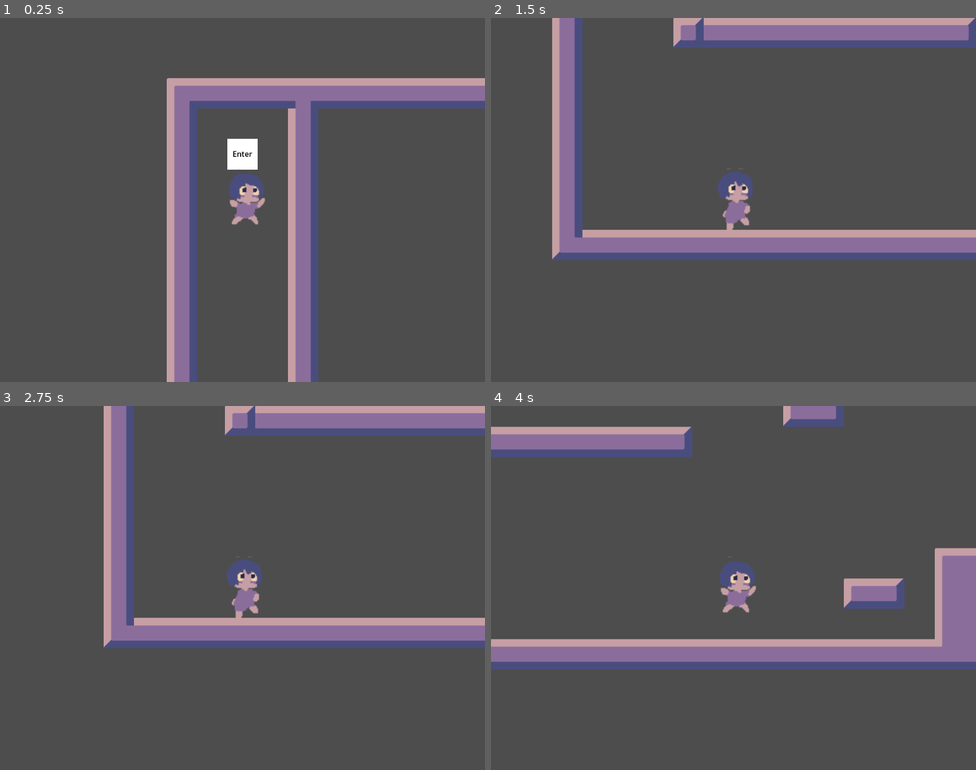
Above: before the commit, frames 1-4 (two rows, left to right).
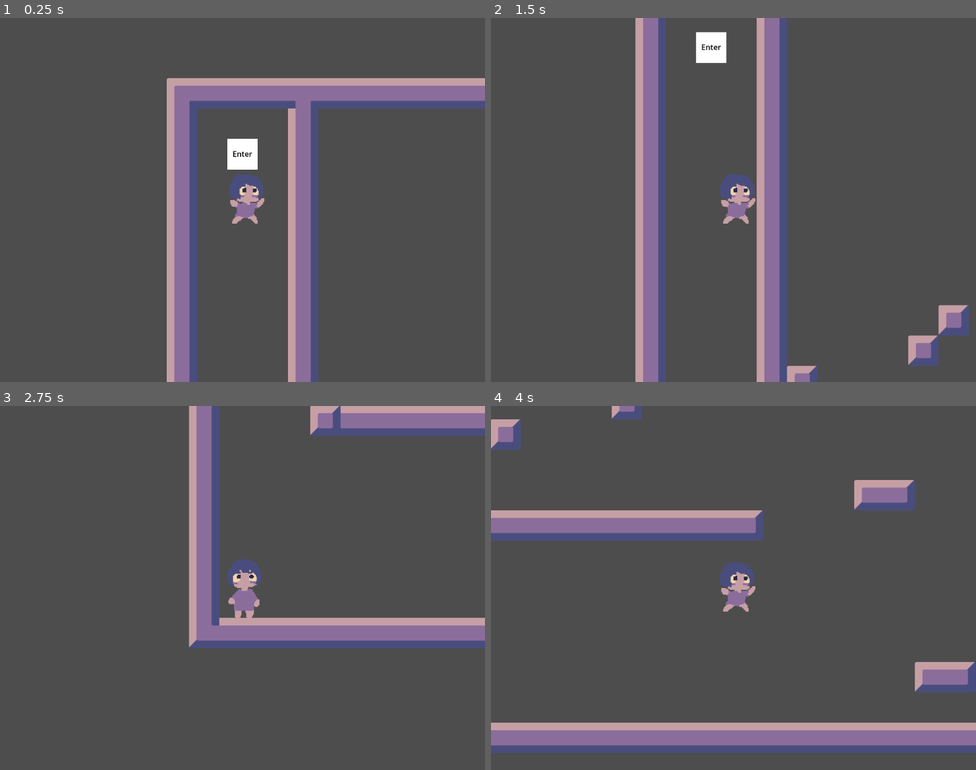
Above: after the commit, the same moments.

Repository: 3k2ng/mj160
Game: Godot game, scene res://scenes/demo.tscn
Two runs of this game, one before a commit and one after it. Both use one fixed random seed, a clock stepped at 60 frames per second and the inputs below.
Inputs:
- Up to frame 1 (0.25 s): no input
- Up to frame 2 (1.5 s): tap Enter (ui_accept) at 0.5, 0.77 s; hold Right (ui_right) from 0.53 s (still down)
- Up to frame 3 (2.75 s): tap Enter (ui_accept) at 1.52 s; release Right (ui_right) at 2.03 s; hold Left (ui_left) from 2.03 s (still down)
- Up to frame 4 (4 s): release Left (ui_left) at 2.78 s; hold Right (ui_right) from 2.78 s (still down); tap Enter (ui_accept) at 3.02, 3.77 s

The runs differ from the first frame. In frame 1, 0.1% of the frame differs, in the area x 47-55%, y 41-57%; in frame 2, 28%; in frame 3, 11%; in frame 4, 31%, in the area x 0-100%, y 0-96%.

Commit message:
i have no clue what is happening

Diff:
--- a/objects/player.tscn
+++ b/objects/player.tscn
@@ -93,7 +93,7 @@
 
 [node name="AnimatedSprite2D" type="AnimatedSprite2D" parent="."]
 z_index = 5
-scale = Vector2(2.05, 2.05)
+scale = Vector2(2, 2)
 sprite_frames = SubResource("SpriteFrames_mnr5j")
 animation = &"idle"
 autoplay = "idle"
--- a/scenes/demo.tscn
+++ b/scenes/demo.tscn
@@ -10,3 +10,4 @@
 maps = Array[PackedScene]([ExtResource("1_3atsq"), ExtResource("3_pcirs")])
 
 [node name="Player" parent="." instance=ExtResource("2_bsv18")]
+texture_filter = 1
--- a/scripts/player.gd
+++ b/scripts/player.gd
@@ -6,7 +6,7 @@
 @export var gravity_scale : float = 1
 
 @export var SPEED = 600.0
-@export var JUMP_VELOCITY = -500.0
+@export var JUMP_VELOCITY = -5000.0
 
 # Get the gravity from the project settings to be synced with RigidBody nodes.
 var gravity = ProjectSettings.get_setting("physics/2d/default_gravity")
Not shown: 1 places in assets/tile_placeholder.tres that only renumber resources
Not shown: 1 places in scenes/levels/TEMPLATE.tscn that only renumber resources
